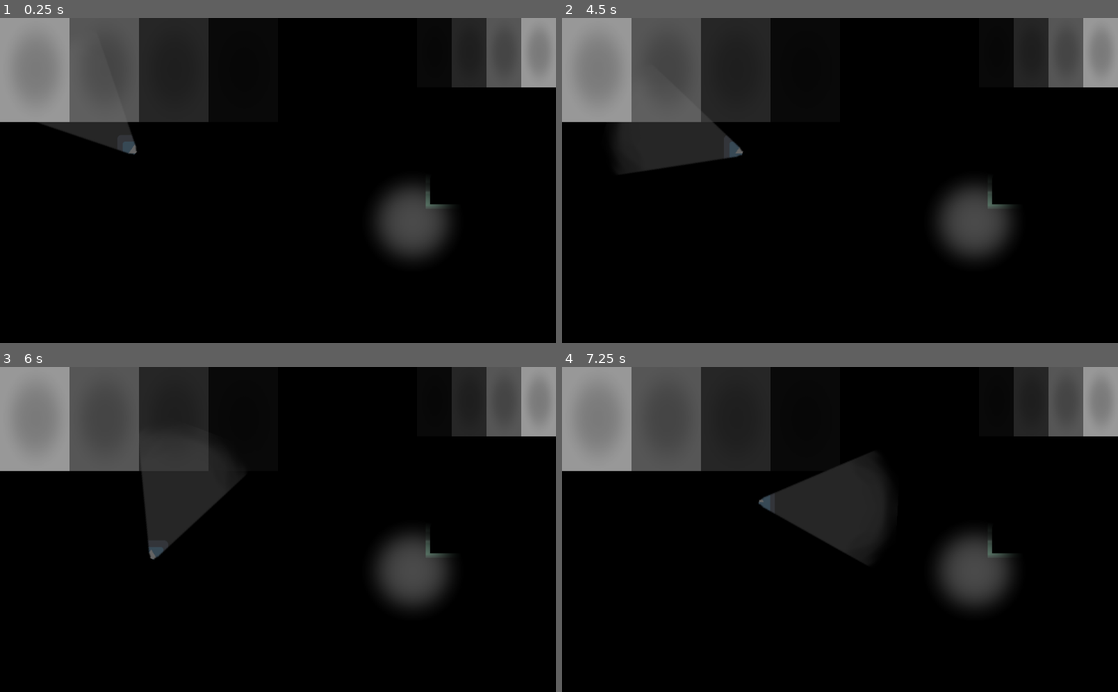
Above: before the commit, frames 1-4 (two rows, left to right).
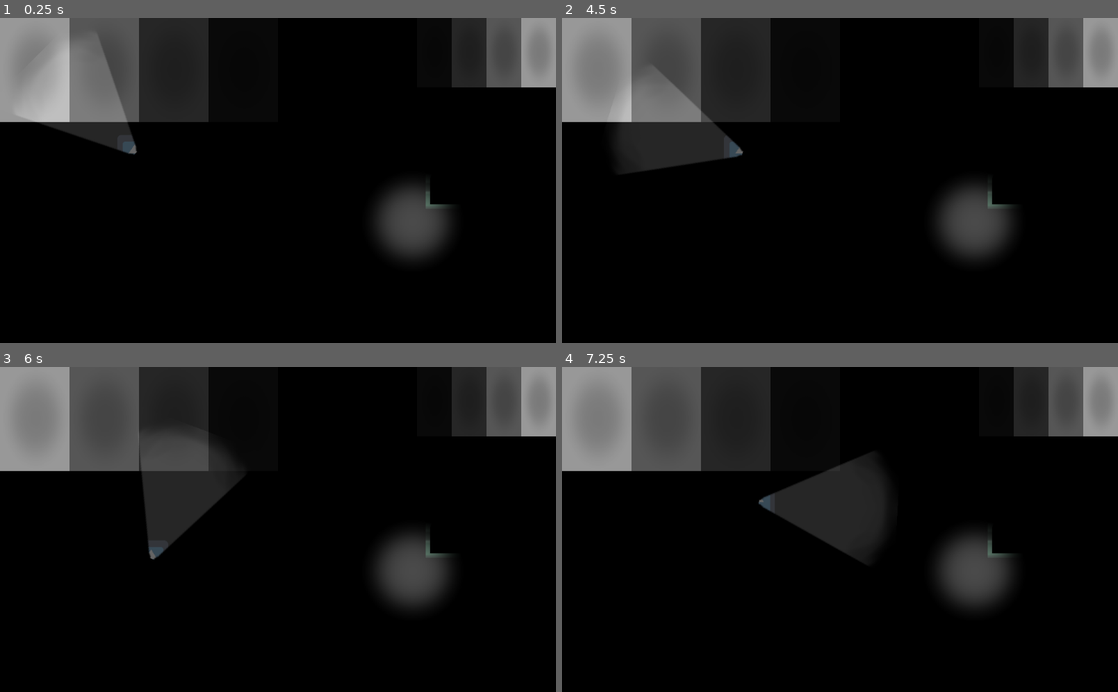
Above: after the commit, the same moments.

Repository: boxnet-media/boxnetjam
Game: Godot game, scene res://default.tscn
The game is run twice, just before and just after one commit, with the same random seed, the same clock (stepped at 60 frames per second) and the same inputs. The engine's default icon, where the game draws it, is replaced by a stand-in: a white triangle on a blue panel in a dark square.
Inputs (mouse positions are in pixels of both pictures, inside the frame that each line leads up to):
- Up to frame 1 (0.25 s): no input
- Up to frame 2 (4.5 s): tap Enter at 0.5 s; move the mouse to (962, 164) at 0.52 s; hold D (move_right) 0.53-1.28 s; tap Space (ui_select) at 0.77, 1.52, 3.02, 3.77 s; move the mouse to (728, 196) at 1.27 s; hold S (move_down) 1.28-2.03 s; move the mouse to (895, 109) at 2.02 s; hold D (move_right) 2.03-2.78 s; move the mouse to (812, 245) at 2.77 s; hold W (move_up) 2.78-3.53 s; move the mouse to (1006, 229) at 3.52 s; hold A (move_left) from 3.53 s (still down); move the mouse to (673, 131) at 4.27 s
- Up to frame 3 (6 s): tap Space (ui_select) at 4.52 s; move the mouse to (305, 529) at 5.02 s; release A (move_left) at 5.03 s; hold S (move_down) 5.03-5.78 s; move the mouse to (194, 448) at 5.77 s; hold D (move_right) from 5.78 s (still down)
- Up to frame 4 (7.25 s): tap Space (ui_select) at 6.02, 6.77 s; move the mouse to (962, 513) at 6.52 s; release D (move_right) at 6.53 s; hold W (move_up) from 6.53 s (still down)

The runs differ from the first frame. In frame 1, 3.1% of the frame differs, in the area x 4-23%, y 8-33%; in frame 2, 1.3%; in frame 3, less than 0.1%; in frame 4, less than 0.1%.

Commit message:
Player Art
Added Animationplayer to player scene and added script to pick the correct  animation for the direction the player is moving in

Diff:
--- a/Scenes/Player.tscn
+++ b/Scenes/Player.tscn
@@ -1,16 +1,79 @@
-[gd_scene load_steps=4 format=2]
+[gd_scene load_steps=17 format=2]
 
-[ext_resource path="res://icon.png" type="Texture" id=1]
+[ext_resource path="res://test_sprites/character_sprites/right_walk_rf.png" type="Texture" id=1]
 [ext_resource path="res://Scripts/character_control.gd" type="Script" id=2]
+[ext_resource path="res://test_sprites/character_sprites/up_walk_lf.png" type="Texture" id=3]
+[ext_resource path="res://test_sprites/character_sprites/down_walk_rf.png" type="Texture" id=4]
+[ext_resource path="res://test_sprites/character_sprites/left_walk_lf.png" type="Texture" id=5]
+[ext_resource path="res://test_sprites/character_sprites/right_walk_lf.png" type="Texture" id=6]
+[ext_resource path="res://test_sprites/character_sprites/up_walk_rf.png" type="Texture" id=7]
+[ext_resource path="res://test_sprites/character_sprites/down_walk_lf.png" type="Texture" id=8]
+[ext_resource path="res://test_sprites/character_sprites/left_walk_rf.png" type="Texture" id=9]
+[ext_resource path="res://test_sprites/character_sprites/up_walk_idle.png" type="Texture" id=10]
+[ext_resource path="res://test_sprites/character_sprites/right_walk_idle.png" type="Texture" id=11]
+[ext_resource path="res://test_sprites/character_sprites/left_walk_idle.png" type="Texture" id=12]
+[ext_resource path="res://test_sprites/character_sprites/down_walk_idle.png" type="Texture" id=13]
+[ext_resource path="res://Scripts/character_animation.gd" type="Script" id=14]
 
-[sub_resource type="RectangleShape2D" id=1]
-extents = Vector2( 27.072, 32.0296 )
+[sub_resource type="SpriteFrames" id=2]
+animations = [ {
+"frames": [ ExtResource( 6 ), ExtResource( 11 ), ExtResource( 1 ), ExtResource( 11 ) ],
+"loop": true,
+"name": "walk_right",
+"speed": 5.0
+}, {
+"frames": [ ExtResource( 10 ) ],
+"loop": true,
+"name": "up_idle",
+"speed": 5.0
+}, {
+"frames": [ ExtResource( 4 ), ExtResource( 13 ), ExtResource( 8 ), ExtResource( 13 ) ],
+"loop": true,
+"name": "walk_down",
+"speed": 5.0
+}, {
+"frames": [ ExtResource( 13 ) ],
+"loop": true,
+"name": "down_idle",
+"speed": 5.0
+}, {
+"frames": [ ExtResource( 7 ), ExtResource( 10 ), ExtResource( 3 ), ExtResource( 10 ) ],
+"loop": true,
+"name": "walk_up",
+"speed": 5.0
+}, {
+"frames": [ ExtResource( 11 ) ],
+"loop": true,
+"name": "right_idle",
+"speed": 5.0
+}, {
+"frames": [ ExtResource( 12 ) ],
+"loop": true,
+"name": "left_idle",
+"speed": 5.0
+}, {
+"frames": [ ExtResource( 5 ), ExtResource( 12 ), ExtResource( 9 ), ExtResource( 12 ) ],
+"loop": true,
+"name": "walk_left",
+"speed": 5.0
+} ]
+
+[sub_resource type="CapsuleShape2D" id=3]
+radius = 11.8726
+height = 16.5695
 
 [node name="Player" type="KinematicBody2D"]
 script = ExtResource( 2 )
+speed = 100
 
 [node name="Sprite" type="Sprite" parent="."]
-texture = ExtResource( 1 )
+
+[node name="AnimatedSprite" type="AnimatedSprite" parent="Sprite"]
+scale = Vector2( 2, 2 )
+frames = SubResource( 2 )
+animation = "down_idle"
+script = ExtResource( 14 )
 
 [node name="CollisionShape2D" type="CollisionShape2D" parent="."]
-shape = SubResource( 1 )
+position = Vector2( 0.103569, 0.159676 )
+shape = SubResource( 3 )
--- /dev/null
+++ b/Scripts/character_animation.gd
@@ -0,0 +1,60 @@
+extends AnimatedSprite
+
+var current_dir
+var velocity
+var no_vel
+
+# Setting Animations based on velocity
+
+func animated():
+
+	if velocity.x > 0:
+		play("walk_right")
+		current_dir = "right"
+	if velocity.x < 0:
+		play("walk_left")
+		current_dir = "left"
+	if velocity.y > 0:
+		play("walk_down")
+		current_dir = "down"
+	if velocity.y < 0:
+		play("walk_up")
+		current_dir = "up"
+
+
+# Setting Idle based on direction and velocity
+
+func idle():
+
+	# Checking if there is no velocity
+
+	if velocity == Vector2(0, 0):
+		no_vel = true
+	else:
+		no_vel = false
+
+	if no_vel:
+		if current_dir == "right":
+			play("right_idle")
+		if current_dir == "left":
+			play("left_idle")
+		if current_dir == "up":
+			play("up_idle")
+		if current_dir == "down":
+			play("down_idle")
+
+
+
+func _process(_delta):
+
+	# Getting velocity from the Character Control Script
+
+	velocity = get_parent().get_parent().get("velocity")
+
+	animated()
+	idle()
+
+	# For testing purposes
+#	print(velocity)
+#	print(current_dir)
+#	print(no_vel)
--- a/Scripts/character_control.gd
+++ b/Scripts/character_control.gd
@@ -1,5 +1,4 @@
 extends KinematicBody2D
-
 
 export var speed = 10
 
--- a/default.tscn
+++ b/default.tscn
@@ -12,12 +12,6 @@
 [sub_resource type="CanvasItemMaterial" id=4]
 light_mode = 2
 
-[sub_resource type="CanvasItemMaterial" id=6]
-light_mode = 2
-
-[sub_resource type="RectangleShape2D" id=1]
-extents = Vector2( 31.8966, 31.616 )
-
 [sub_resource type="RectangleShape2D" id=2]
 extents = Vector2( 128, 32 )
 
@@ -26,6 +20,12 @@
 
 [sub_resource type="CanvasItemMaterial" id=5]
 light_mode = 2
+
+[sub_resource type="CanvasItemMaterial" id=6]
+light_mode = 2
+
+[sub_resource type="RectangleShape2D" id=1]
+extents = Vector2( 31.8966, 31.616 )
 
 [node name="Control" type="Control"]
 anchor_right = 1.0
@@ -39,31 +39,6 @@
 position = Vector2( 512, 304 )
 scale = Vector2( 64, 37.5 )
 texture = ExtResource( 6 )
-
-[node name="Test" type="KinematicBody2D" parent="."]
-position = Vector2( 250, 250 )
-script = ExtResource( 2 )
-speed = 150
-
-[node name="Sprite" type="Sprite" parent="Test"]
-material = SubResource( 6 )
-position = Vector2( -2, -2 )
-texture = ExtResource( 1 )
-
-[node name="CollisionShape2D" type="CollisionShape2D" parent="Test"]
-position = Vector2( -2, -2 )
-shape = SubResource( 1 )
-
-[node name="hand" type="Node2D" parent="Test"]
-script = ExtResource( 8 )
-
-[node name="Light2D" type="Light2D" parent="Test/hand"]
-rotation = -1.5708
-texture = ExtResource( 4 )
-offset = Vector2( 0, 128 )
-texture_scale = 2.0
-energy = 0.5
-shadow_enabled = true
 
 [node name="round_light" type="Light2D" parent="."]
 position = Vector2( 760, 376 )
@@ -156,3 +131,28 @@
 position = Vector2( 744, 240 )
 scale = Vector2( 16, 4 )
 texture = ExtResource( 3 )
+
+[node name="Test" type="KinematicBody2D" parent="."]
+position = Vector2( 250, 250 )
+script = ExtResource( 2 )
+speed = 150
+
+[node name="Sprite" type="Sprite" parent="Test"]
+material = SubResource( 6 )
+position = Vector2( -2, -2 )
+texture = ExtResource( 1 )
+
+[node name="CollisionShape2D" type="CollisionShape2D" parent="Test"]
+position = Vector2( -2, -2 )
+shape = SubResource( 1 )
+
+[node name="hand" type="Node2D" parent="Test"]
+script = ExtResource( 8 )
+
+[node name="Light2D" type="Light2D" parent="Test/hand"]
+rotation = -1.5708
+texture = ExtResource( 4 )
+offset = Vector2( 0, 128 )
+texture_scale = 2.0
+energy = 0.5
+shadow_enabled = true
Not shown, added: test_sprites/character_sprites/down_walk_idle.png.import
Not shown, added: test_sprites/character_sprites/down_walk_lf.png.import
Not shown, added: test_sprites/character_sprites/down_walk_rf.png.import
Not shown, added: test_sprites/character_sprites/left_walk_idle.png.import
Not shown, added: test_sprites/character_sprites/left_walk_lf.png.import
Not shown, added: test_sprites/character_sprites/left_walk_rf.png.import
Not shown, added: test_sprites/character_sprites/right_walk_idle.png.import
Not shown, added: test_sprites/character_sprites/right_walk_lf.png.import
Not shown, added: test_sprites/character_sprites/right_walk_rf.png.import
Not shown, added: test_sprites/character_sprites/up_walk_idle.png.import
Not shown, added: test_sprites/character_sprites/up_walk_lf.png.import
Not shown, added: test_sprites/character_sprites/up_walk_rf.png.import
